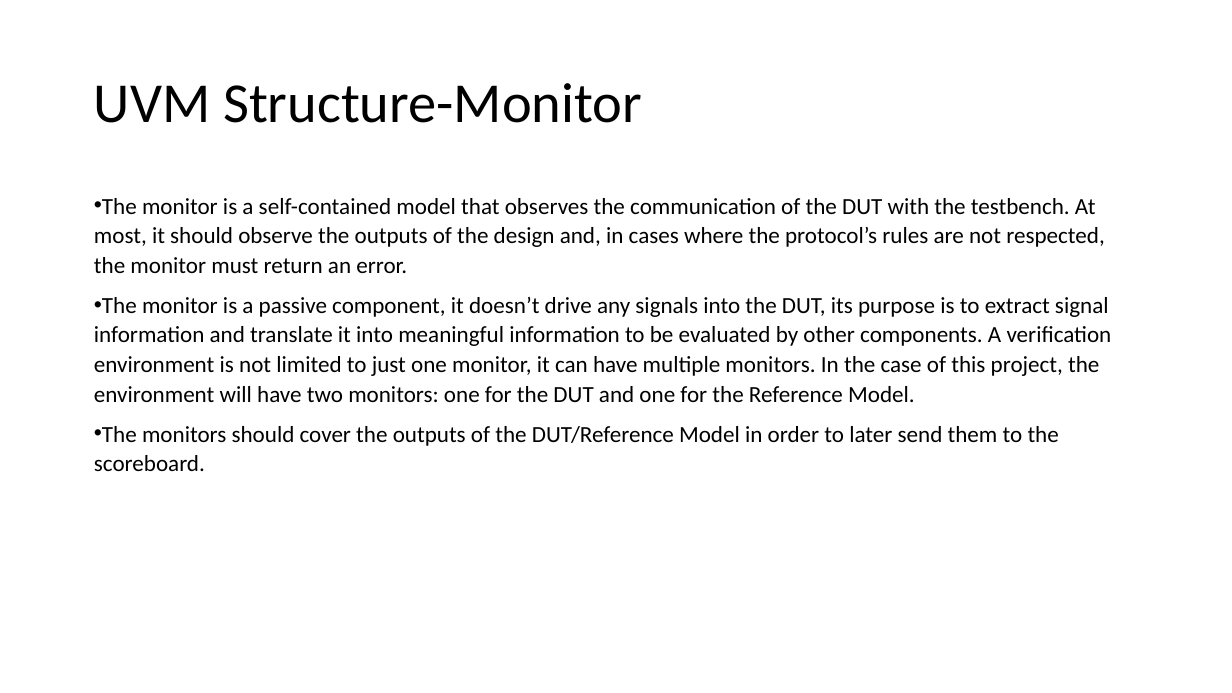
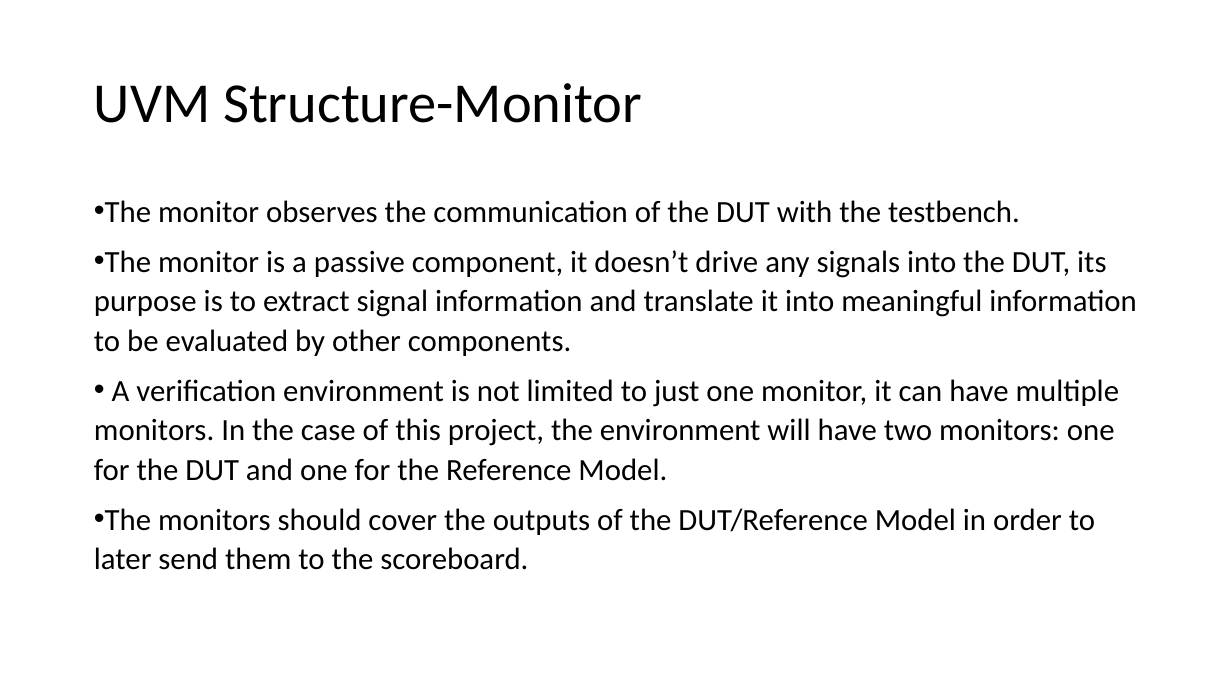
Before and after one commit to liotahuf/UVM_project, a slide deck: slide 9 of Final presentation.pptx. Drawn at 1232x693 pixels with LibreOffice and Linux fonts; fonts in the diff are those of the drawing. Boxes give left, top, right and bottom in pixels: in the first picture for what was removed or moved away, otherwise in the second. Text is boxed around its words. In the diff, an @@ line names an element or a change of style, - is before the commit and + after.

```diff
--- a/Final presentation.pptx
+++ b/Final presentation.pptx
@@ text at box(94, 200, 1136, 481): text changed; size 18 to 24 pt @@
-• The monitor is a self-contained model that observes the communication of the DUT with the testbench. At most, it should observe the outputs of the design and, in cases where the protocol’s rules are not respected, the monitor must return an error.
-• The monitor is a passive component, it doesn’t drive any signals into the DUT, its purpose is to extract signal information and translate it into meaningful information to be evaluated by other components. A verification environment is not limited to just one monitor, it can have multiple monitors. In the case of this project, the environment will have two monitors: one for the DUT and one for the Reference Model.
+• The monitor observes the communication of the DUT with the testbench.
+• The monitor is a passive component, it doesn’t drive any signals into the DUT, its purpose is to extract signal information and translate it into meaningful information to be evaluated by other components.
+• A verification environment is not limited to just one monitor, it can have multiple monitors. In the case of this project, the environment will have two monitors: one for the DUT and one for the Reference Model.
@@ text at box(94, 508, 1095, 570): size 18 to 24 pt in "The monitors should cover the outputs of ..." @@
```
Also in this commit, not shown: 6 other slides changed.
